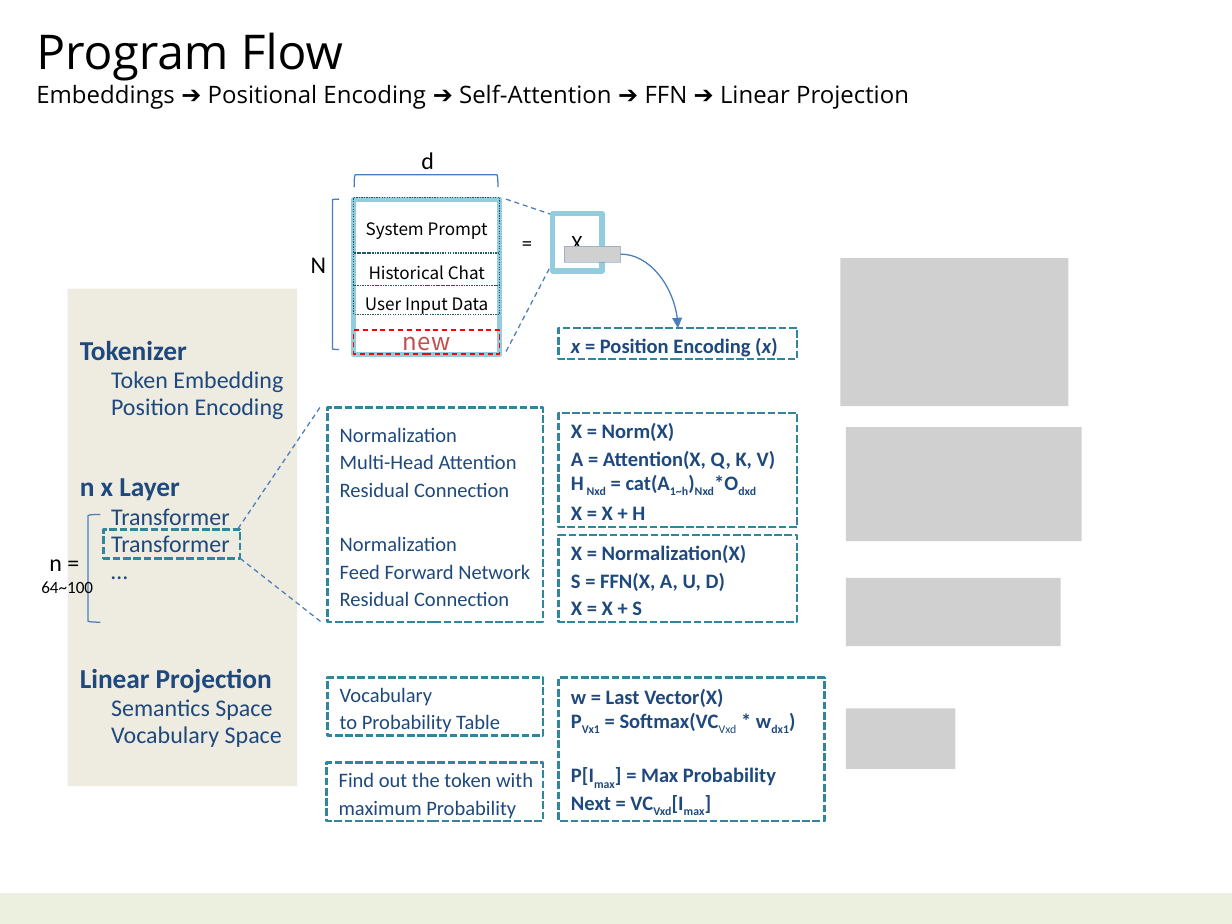
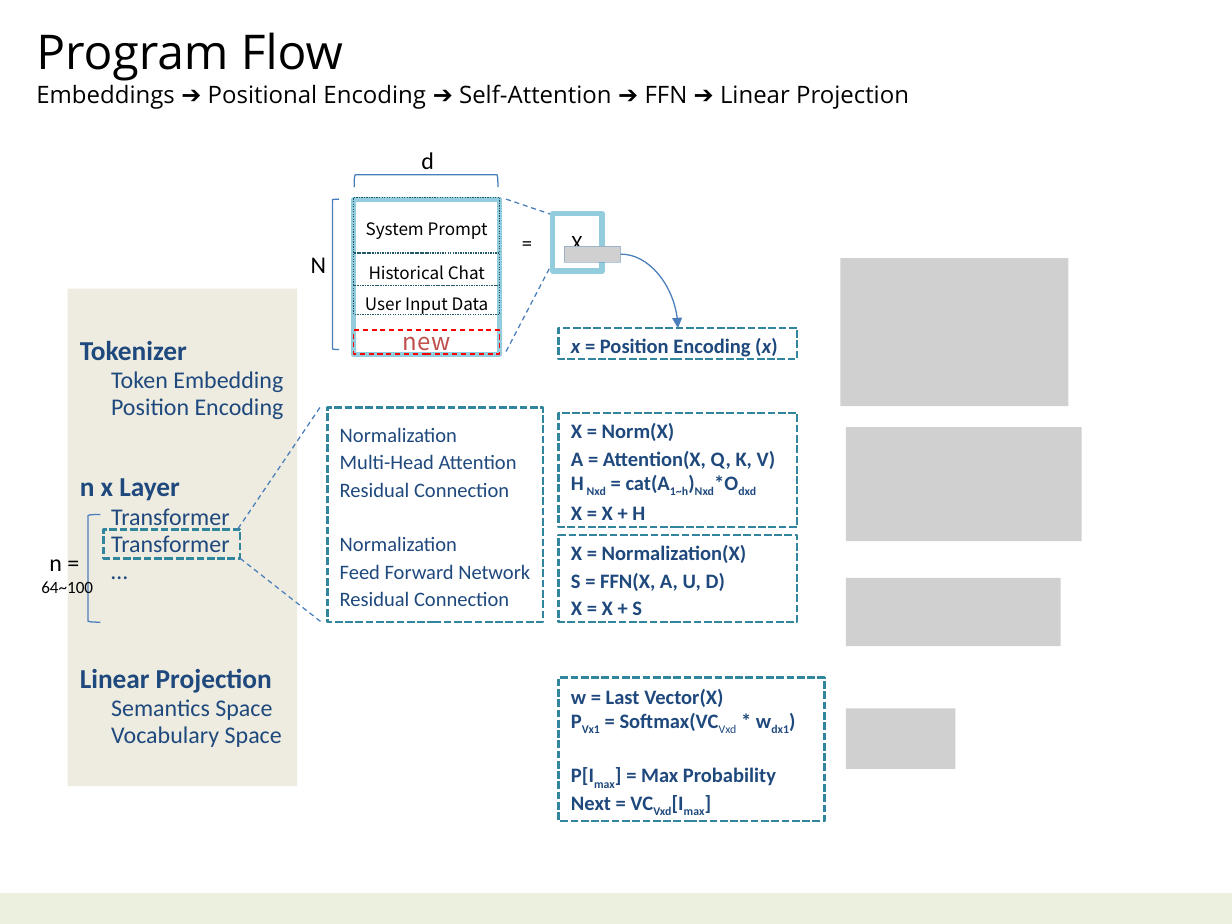
Before and after one commit to navibator/crazy-ai, a slide deck: slide 8 of ai.pptx. Drawn at 1232x924 pixels with LibreOffice and Linux fonts; fonts in the diff are those of the drawing; grey boxes stand for pictures. Boxes give left, top, right and bottom in pixels: in the first picture for what was removed or moved away, otherwise in the second. Text is boxed around its words. In the diff, an @@ line names an element or a change of style, - is before the commit and + after.

```diff
--- a/ai.pptx
+++ b/ai.pptx
@@ rectangle removed at box(328, 678, 543, 736) @@
-Vocabulary
-to Probability Table
@@ rectangle removed at box(326, 763, 543, 821) @@
-Find out the token with
-maximum Probability
```
Also in this commit, not shown: 6 other slides changed, 1 slide added, 2 other files.
